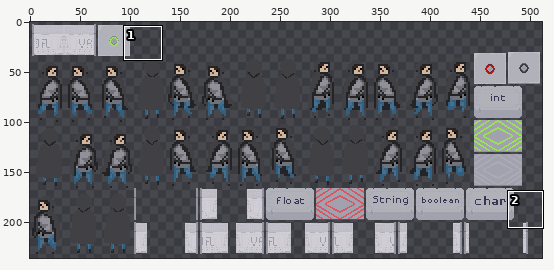
One commit to this sprite sheet: core/assets/spritesheet/tryandcatchpack.png. The picture above shows the old version from afar; the outline marks the close-up.
Close-up. Before the commit:
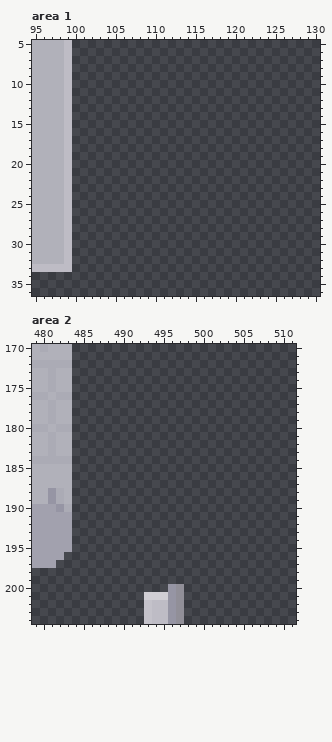
The file is 512x256 pixels. Colours within 5 levels of each other are drawn and written as one. Shown: area 1: x 95..130, y 5..36; area 2: x 479..511, y 170..204. The old version is drawn lined up with the new one. The wide view leaves out empty margins.
After the commit:
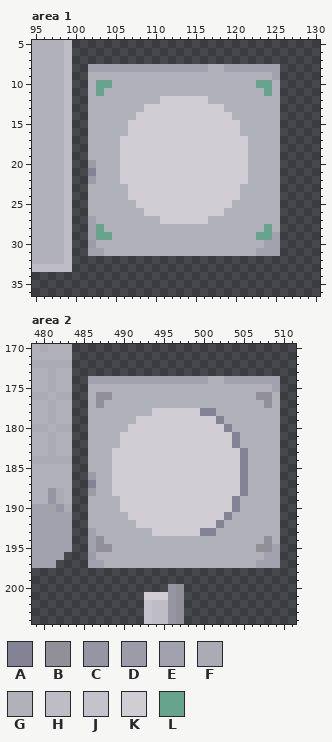
Palette (. is transparent): A #848396  B #918f98  C #9695a4  D #9c9ba8  E #a2a1ae  F #ababb5  G #b1b1ba  H #bebcc5  J #c4c2ca  K #d0ced4  L #66a48d
Diff:
drawings rearranged on the sheet (the old picture shows each at its new place)
--- area 1
@@ x 95..130 @@
  7 GGGGH...............................
- 8 GGGGH...............................
- 9 GGGGH...............................
-10 GGGGH...............................
-11 GGGGH...............................
-12 GGGGH...............................
-13 GGGGH...............................
-14 GGGGH...............................
-15 GGGGH...............................
-16 GGGGH...............................
-17 GGGGH...............................
-18 GGGGH...............................
-19 GGGGH...............................
-20 GGGGH...............................
-21 GGGGH...............................
-22 GGGGH...............................
-23 GGGGH...............................
-24 GGGGH...............................
-25 GGGGH...............................
-26 GGGGH...............................
-27 GGGGH...............................
-28 GGGGH...............................
-29 GGGGH...............................
-30 GGGGH...............................
-31 GGGGH...............................
+ 8 GGGGH..EEEEEEEEEEEEEEEGGEEEEEEE.....
+ 9 GGGGH..GGGGGGGGGGGGGGGGGGGGGGGE.....
+10 GGGGH..GLLGGGGGGGGGGGGGGGGGGLLG.....
+11 GGGGH..GLGGGGGGGGGGGGGGGGGGGGLG.....
+12 GGGGH..GGGGGGGGGKKKKKKGGGGGGGGG.....
+13 GGGGH..GGGGGGGKKKKKKKKKKGGGGGGG.....
+14 GGGGH..GGGGGGKKKKKKKKKKKKGGGGGG.....
+15 GGGGH..GGGGGKKKKKKKKKKKKKKGGGGG.....
+16 GGGGH..GGGGGKKKKKKKKKKKKKKGGGGG.....
+17 GGGGH..GGGGKKKKKKKKKKKKKKKKGGGG.....
+18 GGGGH..GGGGKKKKKKKKKKKKKKKKGGGG.....
+19 GGGGH..GGGGKKKKKKKKKKKKKKKKGGGG.....
+20 GGGGH..DGGGKKKKKKKKKKKKKKKKGGGG.....
+21 GGGGH..AGGGKKKKKKKKKKKKKKKKGGGG.....
+22 GGGGH..DGGGKKKKKKKKKKKKKKKKGGGG.....
+23 GGGGH..GGGGGKKKKKKKKKKKKKKGGGGG.....
+24 GGGGH..GGGGGKKKKKKKKKKKKKKGGGGG.....
+25 GGGGH..GGGGGGKKKKKKKKKKKKGGGGGG.....
+26 GGGGH..GGGGGGGKKKKKKKKKKGGGGGGG.....
+27 GGGGH..EGGGGGGGGKKKKKKGGGGGGGGG.....
+28 GGGGH..ELGGGGGGGGGGGGGGGGGGGGLG.....
+29 GGGGH..ELLGGGGGGGGGGGGGGGGGGLLE.....
+30 GGGGH..DGGGGGGGGGGGGGGGGGGGGGEE.....
+31 GGGGH..EEGGGGGGGGGGGGGGGGGGGEEE.....
 32 GGGGH...............................
--- area 2
@@ x 479..511 @@
 173 GGFGG............................
-174 GGFGG............................
-175 GGFGG............................
-176 FFGFF............................
-177 GGFGG............................
-178 GGFGG............................
-179 GGFGG............................
-180 FFGFF............................
-181 GGFGG............................
-182 GGFGG............................
-183 GGFGG............................
-184 FFFFF............................
-185 GGGGG............................
-186 GGGGG............................
-187 GGGGG............................
-188 GGCFG............................
-189 GGCFG............................
-190 EEECF............................
-191 EEEEE............................
-192 EEEEE............................
-193 EEEEE............................
-194 EEEEE............................
-195 EEEEE............................
-196 EEEE.............................
-197 EEE..............................
+174 GGFGG..EEEEEEEEEEEEEEEGGEEEEEEE..
+175 GGFGG..GGGGGGGGGGGGGGGGGGGGGGGE..
+176 FFGFF..GBBGGGGGGGGGGGGGGGGGGBBG..
+177 GGFGG..GBGGGGGGGGGGGGGGGGGGGGBG..
+178 GGFGG..GGGGGGGGKKKKKKAAGGGGGGGG..
+179 GGFGG..GGGGGGKKKKKKKKKKAGGGGGGG..
+180 FFGFF..GGGGGKKKKKKKKKKKKAGGGGGG..
+181 GGFGG..GGGGKKKKKKKKKKKKKKAGGGGG..
+182 GGFGG..GGGGKKKKKKKKKKKKKKAGGGGG..
+183 GGFGG..GGGKKKKKKKKKKKKKKKKAGGGG..
+184 FFFFF..GGGKKKKKKKKKKKKKKKKAGGGG..
+185 GGGGG..GGGKKKKKKKKKKKKKKKKAGGGG..
+186 GGGGG..DGGKKKKKKKKKKKKKKKKAGGGG..
+187 GGGGG..AGGKKKKKKKKKKKKKKKKAGGGG..
+188 GGCFG..DGGKKKKKKKKKKKKKKKKAGGGG..
+189 GGCFG..GGGGKKKKKKKKKKKKKKAGGGGG..
+190 EEECF..GGGGKKKKKKKKKKKKKKAGGGGG..
+191 EEEEE..GGGGGKKKKKKKKKKKKAGGGGGG..
+192 EEEEE..GGGGGGKKKKKKKKKKAGGGGGGG..
+193 EEEEE..EGGGGGGGKKKKKKAAGGGGGGGG..
+194 EEEEE..EBGGGGGGGGGGGGGGGGGGGGBG..
+195 EEEEE..EBBGGGGGGGGGGGGGGGGGGBBE..
+196 EEEE...DGGGGGGGGGGGGGGGGGGGGGEE..
+197 EEE....EEGGGGGGGGGGGGGGGGGGGEEE..
 198 .................................
